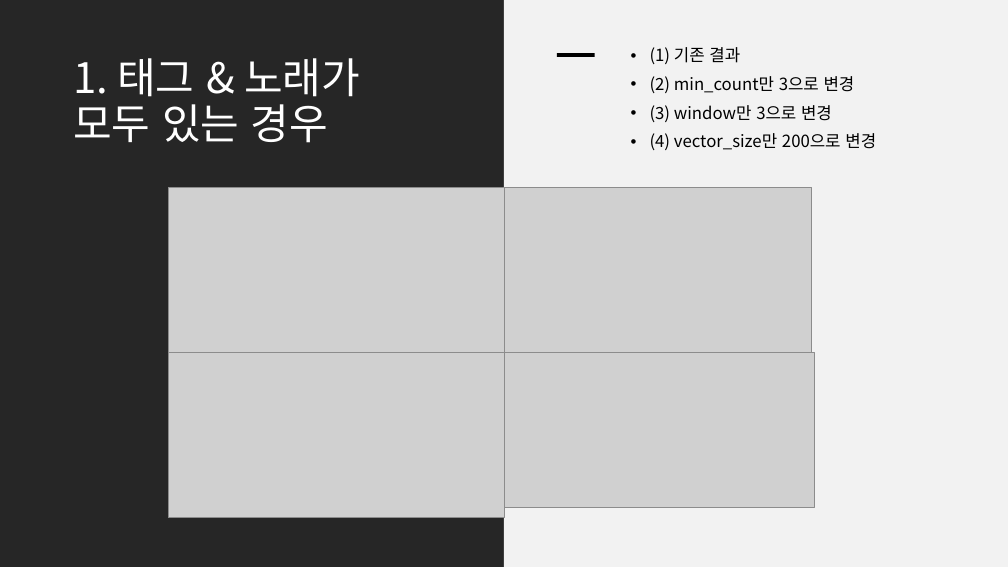
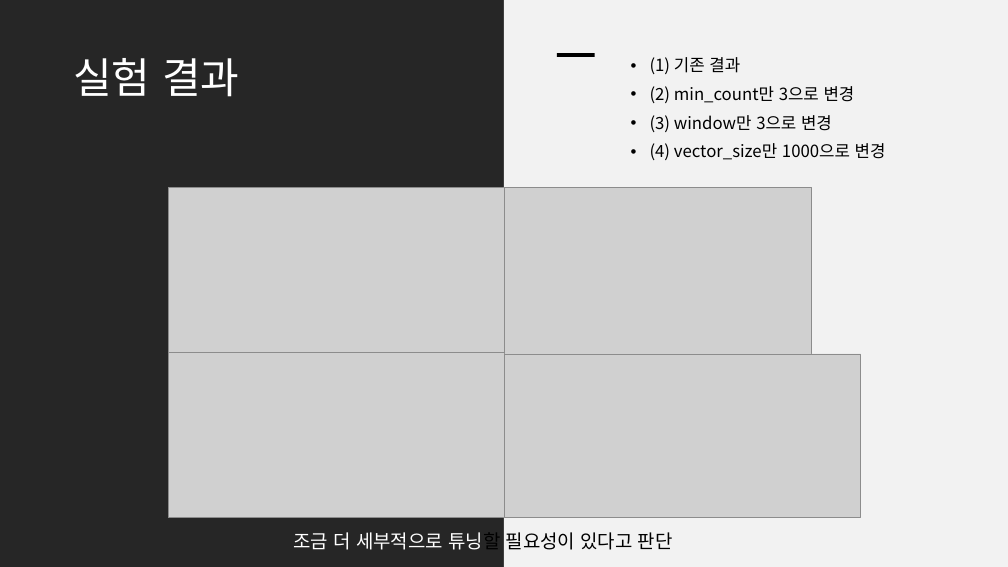
Before and after one commit to LimTurtle/GA_Saronite, a slide deck: slide 4 of src/Test_Model_Gaeul/05_Conclusion.pptx. Drawn at 1008x567 pixels with LibreOffice and Linux fonts; fonts in the diff are those of the drawing; grey boxes stand for pictures. Boxes give left, top, right and bottom in pixels: in the first picture for what was removed or moved away, otherwise in the second. Text is boxed around its words. In the diff, an @@ line names an element or a change of style, - is before the commit and + after.

```diff
--- a/src/Test_Model_Gaeul/05_Conclusion.pptx
+++ b/src/Test_Model_Gaeul/05_Conclusion.pptx
@@ title at [73, 58, 239, 97]: text changed @@
-1. 태그 & 노래가
-모두 있는 경우
+실험 결과
@@ text "(1) 기존 결과": place and size @@
-text "(1) 기존 결과" at [650, 47, 876, 150]
+text "(1) 기존 결과" at [650, 57, 886, 160]
@@ text at [650, 143, 886, 160]: text changed @@
-• (4) vector_size만 200으로 변경
+• (4) vector_size만 1000으로 변경
@@ picture: place and size @@
-picture at [504, 352, 815, 507]
+picture at [504, 354, 861, 518]
@@ text added at [293, 532, 673, 550], 18 pt, text #FFFFFF @@
+조금 더 세부적으로 튜닝할 필요성이 있다고 판단
```
Also in this commit, not shown: 2 other slides changed, 5 slides added, 1 slide removed, 4 other files.
